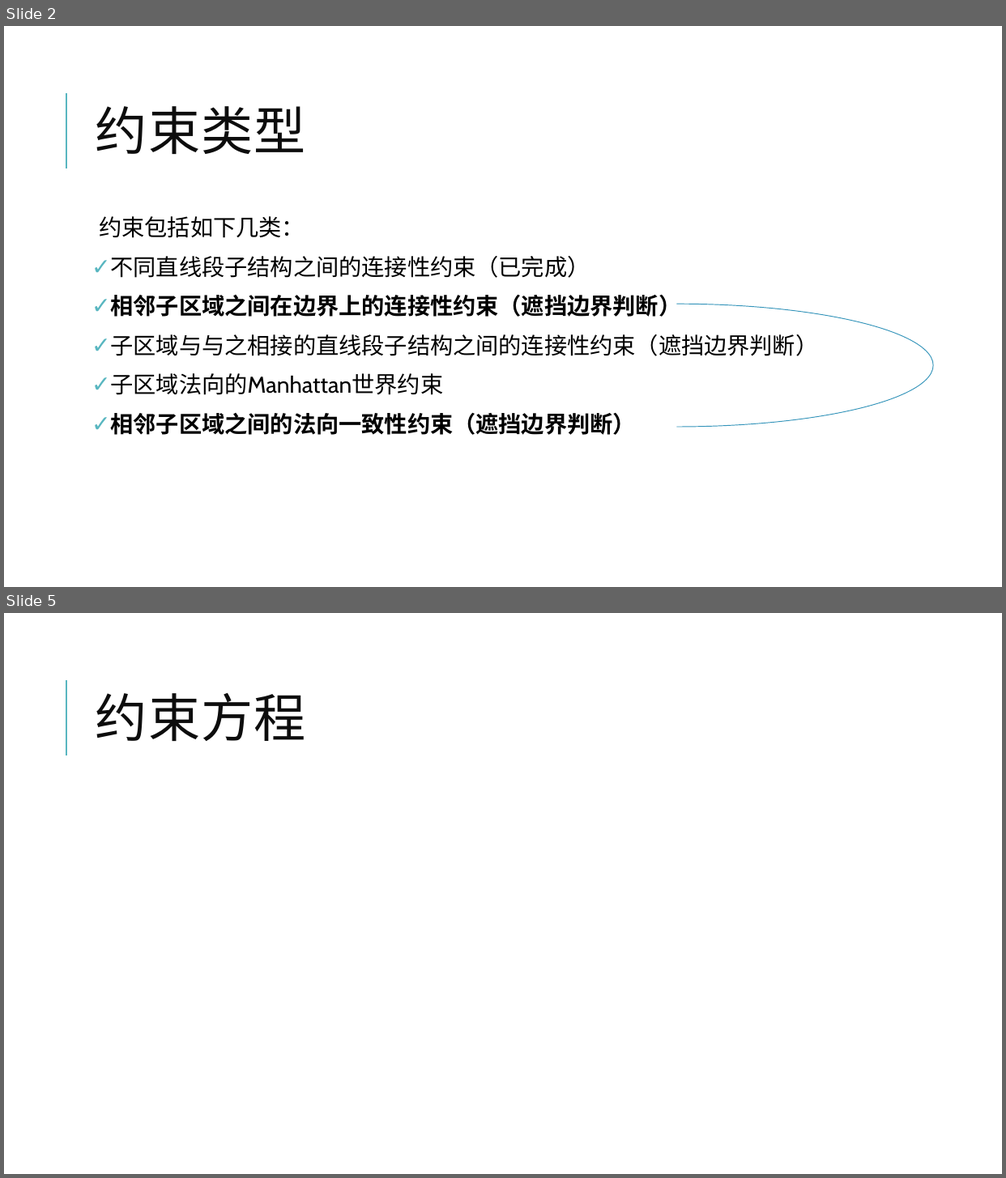
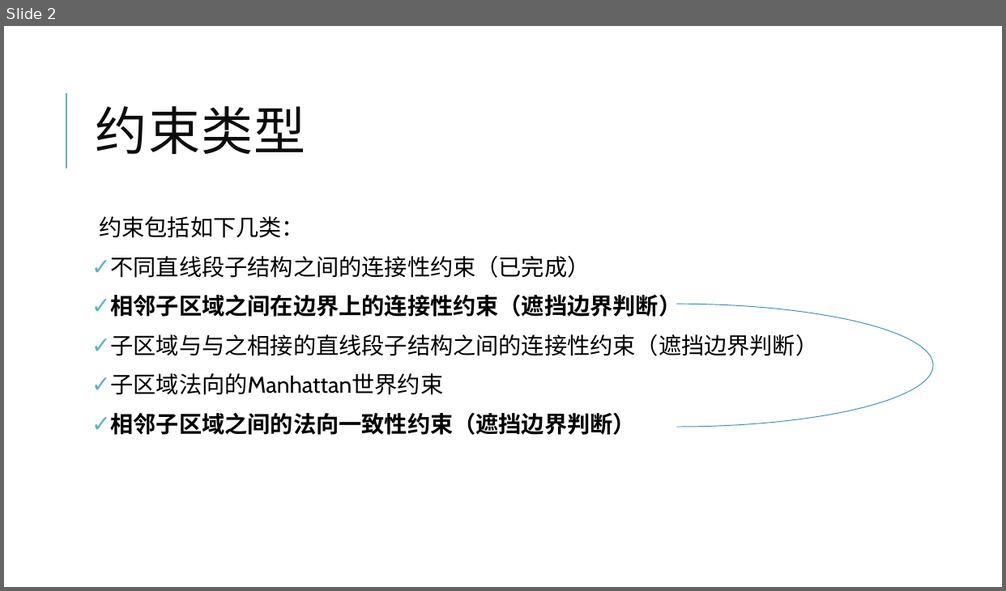
Before and after one commit to thu-cgcad-3d/Panoramix, a slide deck: doc/EquationsOfRegionConstraints.pptx. Shown one above the other, each under a label of ours: slides 2 and 5 before the commit, slide 2 after it; the slides between them are not shown. The pictures are 1006x1178 and 1006x591 pixels, drawn with LibreOffice and Linux fonts; fonts in the diff are those of the drawing; grey boxes stand for pictures; background and template pictures are left out. Boxes give left, top, right and bottom in pixels: in the first picture for what was removed or moved away, otherwise in the second. Text is boxed around its words. In the diff, an @@ line names an element or a change of style, - is before the commit and + after.

```diff
--- a/doc/EquationsOfRegionConstraints.pptx
+++ b/doc/EquationsOfRegionConstraints.pptx
@@ slide 5 removed at <box>4,613,1002,1174</box>, background picture (left out); not listed: 1 template element that a slide beside it also shows @@
@@ title removed at <box>96,693,306,741</box> @@
-约束方程
```
Also in this commit, not shown: 4 slides added, 6 other slides removed, 6 other files.
